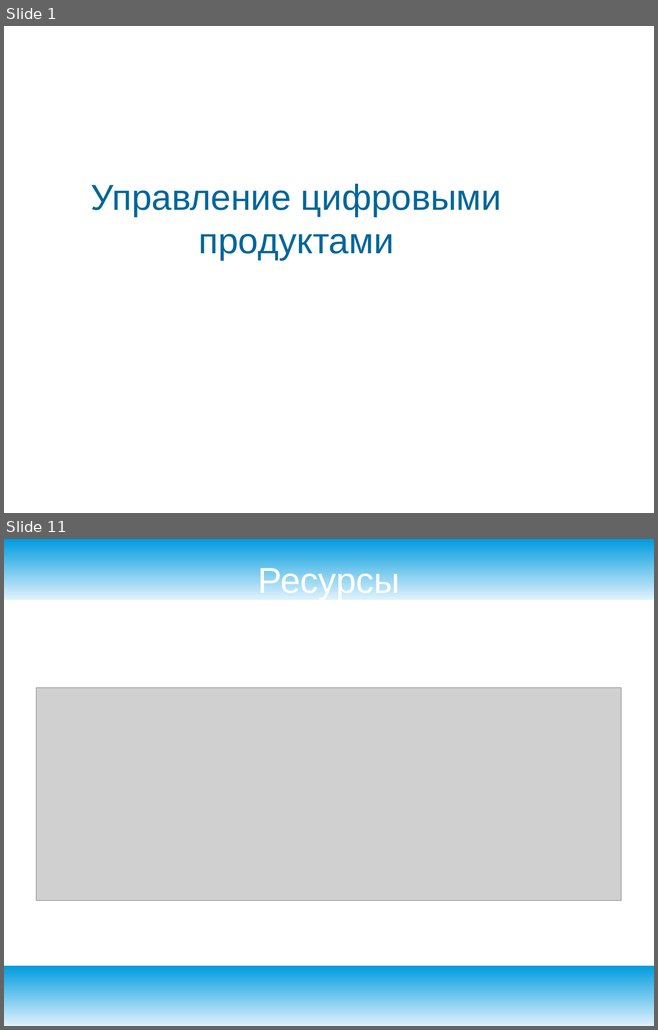
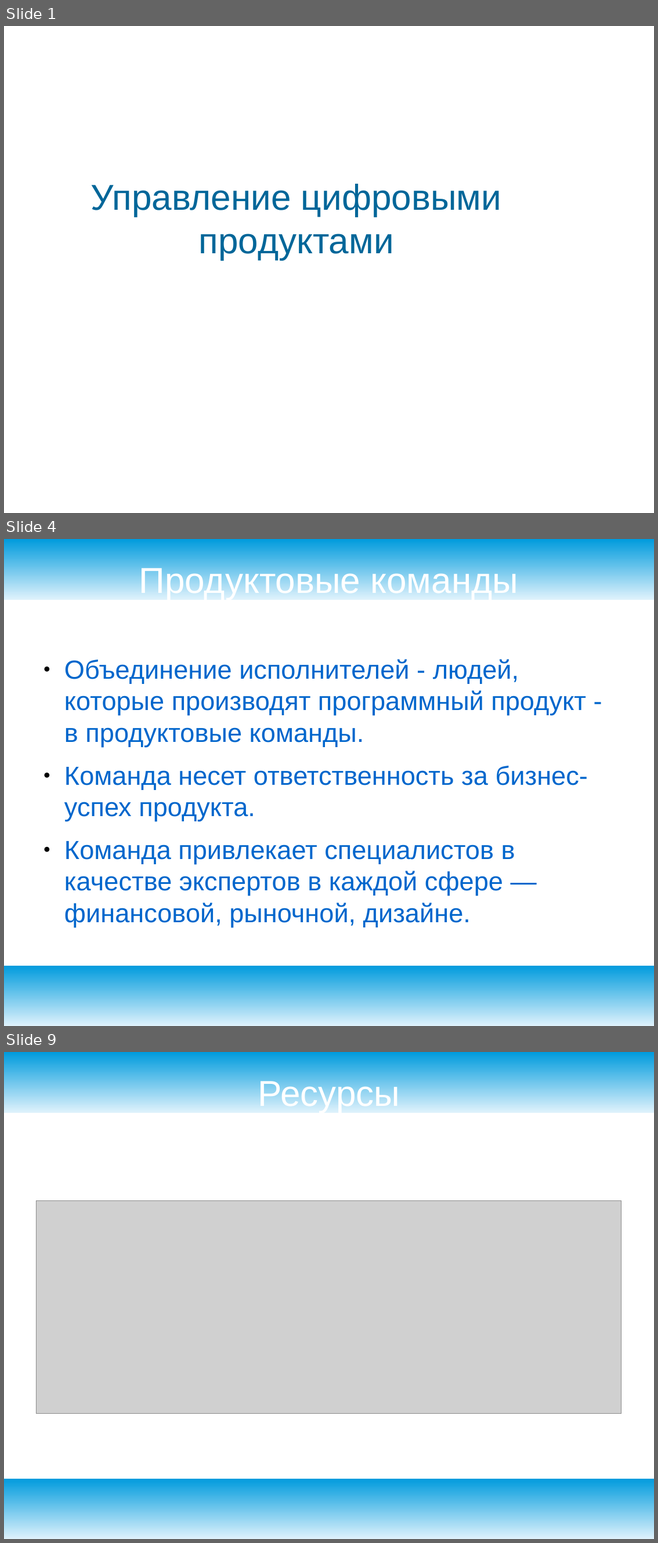
Before and after one commit to ilb/devmethodology, a slide deck: docs/presentation/productmanagement.odp. Shown one above the other, each under a label of ours: slides 1 and 11 before the commit, slides 1, 4 and 9 after it; the slides between them are not shown. The pictures are 658x1030 and 658x1543 pixels, drawn with LibreOffice and Linux fonts; fonts in the diff are those of the drawing; grey boxes stand for pictures; background and template pictures are left out. Boxes give left, top, right and bottom in pixels: in the first picture for what was removed or moved away, otherwise in the second. Text is boxed around its words. In the diff, an @@ line names an element or a change of style, - is before the commit and + after.

```diff
--- a/docs/presentation/productmanagement.odp
+++ b/docs/presentation/productmanagement.odp
@@ slide 4 added at (4, 539, 654, 1026), background #FFFFFF; not listed: 2 template elements that a slide beside it also shows @@
@@ title added at (139, 565, 518, 600), 44 pt, text #FFFFFF @@
+Продуктовые команды
@@ text added at (64, 659, 587, 927), 32 pt, text #0066CC @@
+● Объединение исполнителей - людей, которые производят программный продукт - в продуктовые команды.
+● Команда несет ответственность за бизнес-успех продукта.
+● Команда привлекает специалистов в качестве экспертов в каждой сфере — финансовой, рыночной, дизайне.
@@ what was slide 11 is now slide 9 @@
```
Also in this commit, not shown: 2 slides changed, 4 other slides added, 7 slides removed.
